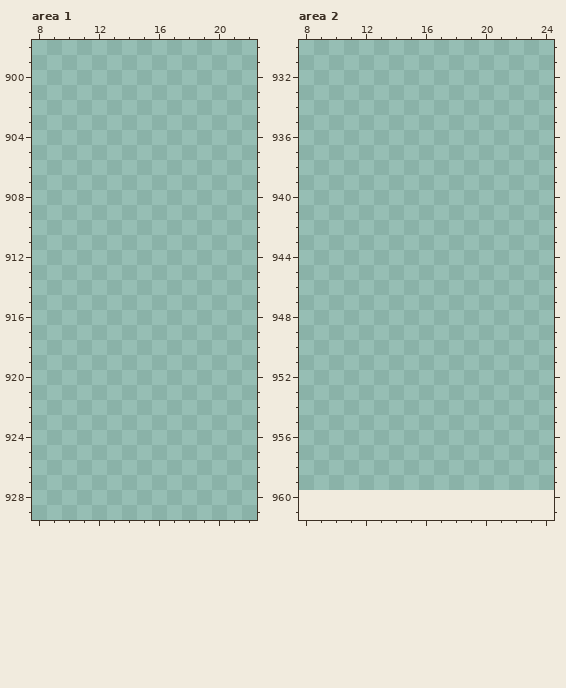
Two states of a pixel-art file, src/concept/sprite/amadixnew.aseprite. The picture above was drawn from the file before the commit.
512x960 pixels, 1 frame. Colours within 5 levels of each other are drawn and written as one. Shown: area 1: x 8..22, y 898..929; area 2: x 8..24, y 930..961. The old version is drawn lined up with the new one, on the new canvas. The commit also changed other parts of the picture, which this record leaves out.
Once edited:
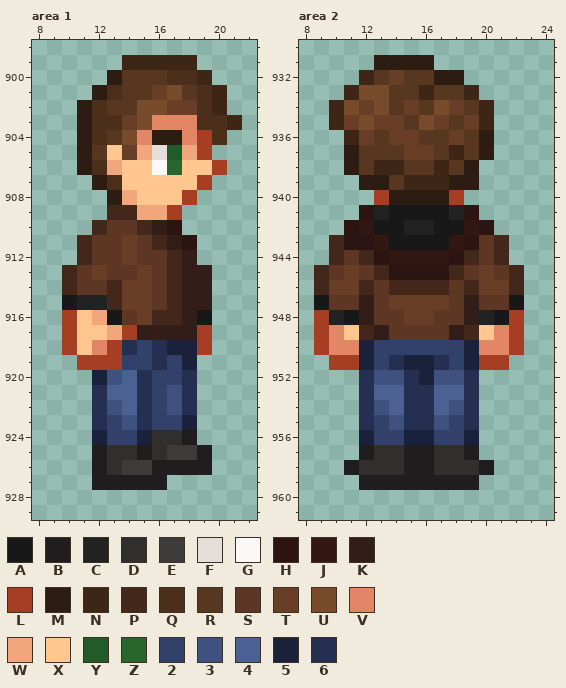
Palette (. is transparent): A #181819  B #1f1d1d  C #222223  D #312e2e  E #3d3a3a  F #e6dfd9  G #faf9f8  H #2c1412  J #331712  K #331d18  L #a63e24  M #2d1c11  N #3d2616  P #43271b  Q #4c2f1b  R #573720  S #5e3724  T #693e27  U #784c2a  V #e38666  W #f1a67b  X #ffc690  Y #205b29  Z #28662b  2 #32416a  3 #3f517f  4 #4b6093  5 #1a223b  6 #242f52
Changes in this commit:
{"change": "canvas 512x960 -> 512x1088"}
{"where": "area 1"}
{"y":899,"x":14,"old":".....","new":"NNNNN"}
{"y":900,"x":13,"old":".......","new":"MRRRQQN"}
{"y":901,"x":12,"old":".........","new":"MQRRTURQN"}
{"y":902,"x":11,"old":"..........","new":"MQRRUUTTQN"}
{"y":903,"x":11,"old":"...........","new":"MQQTUVVVQQN"}
{"y":904,"x":11,"old":"..........","new":"MQRUVMMVLQ"}
{"y":905,"x":11,"old":".........","new":"MRXTWFYWL"}
{"y":906,"x":11,"old":"..........","new":"MQWXXGZXXL"}
{"y":907,"x":12,"old":"........","new":"MQXXXXXL"}
{"y":908,"x":13,"old":"......","new":"MWXXXL"}
{"y":909,"x":13,"old":".....","new":"PPWWL"}
{"y":910,"x":12,"old":"......","new":"PSSPKH"}
{"y":911,"x":11,"old":"........","new":"PSSTSPKH"}
{"y":912,"x":11,"old":"........","new":"PSSTSSPK"}
{"y":913,"x":10,"old":"..........","new":"PSTSSTSPKK"}
{"y":914,"x":10,"old":"..........","new":"PSSPTTSPKK"}
{"y":915,"x":10,"old":"..........","new":"ACCPTTSPKK"}
{"y":916,"x":10,"old":"..........","new":"LXWASTPPKA"}
{"y":917,"x":10,"old":"..........","new":"LXXWLKKKKL"}
{"y":918,"x":10,"old":"..........","new":"LXVL62655L"}
{"y":919,"x":11,"old":"........","new":"LLL22625"}
{"y":920,"x":12,"old":".......","new":"5346226"}
{"y":921,"x":12,"old":".......","new":"6446236"}
{"y":922,"x":12,"old":".......","new":"6346236"}
{"y":923,"x":12,"old":".......","new":"6236225"}
{"y":924,"x":12,"old":".......","new":"5225DDB"}
{"y":925,"x":12,"old":"........","new":"BDDBDEEB"}
{"y":926,"x":12,"old":"........","new":"BDEEBBBB"}
{"y":927,"x":12,"old":".....","new":"BBBBB"}
{"where": "area 2"}
{"y":931,"x":13,"old":"....","new":"MMMM"}
{"y":932,"x":12,"old":".......","new":"NRTRRMM"}
{"y":933,"x":11,"old":".........","new":"NUURRNRRN"}
{"y":934,"x":10,"old":"...........","new":"NUTURTRUTRN"}
{"y":935,"x":10,"old":"...........","new":"NTUTTRUTRTN"}
{"y":936,"x":11,"old":"..........","new":"NTRTTRRTRM"}
{"y":937,"x":11,"old":"..........","new":"MRRRTTRNRM"}
{"y":938,"x":11,"old":".........","new":"MRNNRRNRM"}
{"y":939,"x":12,"old":"........","new":"MMRNNNMM"}
{"y":940,"x":13,"old":"......","new":"LMMMML"}
{"y":941,"x":12,"old":"........","new":"HCAAAACH"}
{"y":942,"x":11,"old":"..........","new":"HJAACCAAJH"}
{"y":943,"x":10,"old":"............","new":"PHHJAAAAJHSP"}
{"y":944,"x":10,"old":"............","new":"PSPHJJJJHPSP"}
{"y":945,"x":9,"old":"..............","new":"PSTSPHHHHPSTSP"}
{"y":946,"x":9,"old":"..............","new":"PTTPSPPPPSPTTP"}
{"y":947,"x":9,"old":"..............","new":"ASSKSTTTTSKSSA"}
{"y":948,"x":9,"old":"..............","new":"LCAKSSTTSSKCAL"}
{"y":949,"x":9,"old":"..............","new":"LVXPKSSSSKPXVL"}
{"y":950,"x":9,"old":"..............","new":"LVV52222225VVL"}
{"y":951,"x":10,"old":"............","new":"LL52655625LL"}
{"y":952,"x":12,"old":"........","new":"63365336"}
{"y":953,"x":12,"old":"........","new":"64466446"}
{"y":954,"x":12,"old":"........","new":"63466436"}
{"y":955,"x":12,"old":"........","new":"62366326"}
{"y":956,"x":12,"old":"........","new":"52255225"}
{"y":957,"x":12,"old":"........","new":"BDDBBDDB"}
{"y":958,"x":11,"old":"..........","new":"BDDDBBDDDB"}
{"y":959,"x":12,"old":"........","new":"BBBBBBBB"}
